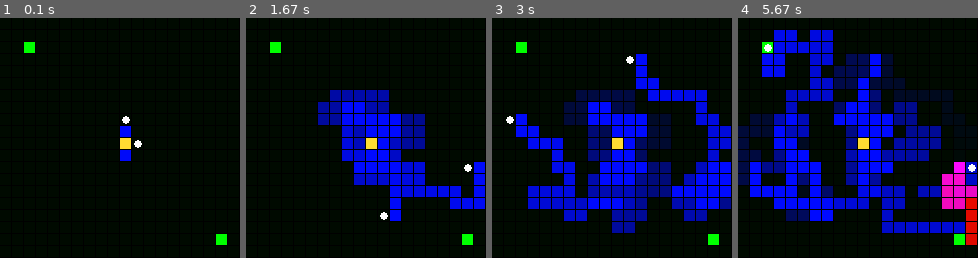
Above: before the commit, frames 1-4 (left to right).
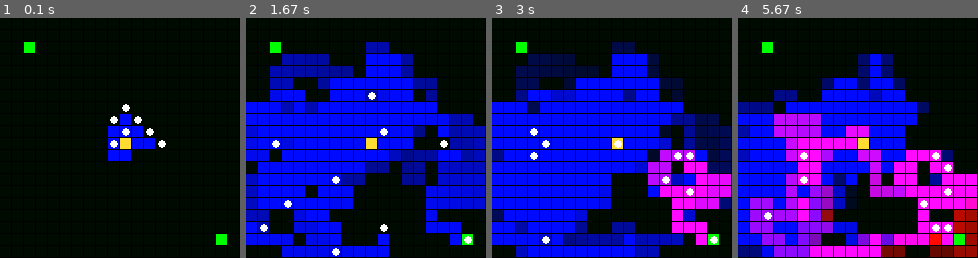
Above: after the commit, the same moments.

Repository: beratmutlu/ant-colony
Game: pygame game, started from main.py
The game is run twice, just before and just after one commit, with the same random seed, the same clock (stepped at 60 frames per second) and the same inputs.
Inputs:
- Up to frame 1 (0.1 s): no input
- Up to frame 2 (1.67 s): tap Enter at 0.33, 1 s; tap Space at 0.67 s
- Up to frame 3 (3 s): tap Space at 2.33, 2.73 s
- Up to frame 4 (5.67 s): tap Space at 3.03, 3.23, 3.57, 3.87, 4.07, 4.37, 4.63, 4.97, 5.27, 5.4 s

The runs differ from the first frame. In frame 1, 1.9% of the frame differs, in the area x 45-70%, y 35-60%; in frame 2, 45%; in frame 3, 50%; in frame 4, 51%, in the area x 0-100%, y 5-100%.

Commit message:
fix: clear ant memory on state transition and prevent food deposit at nest

Diff:
--- a/colony/agents/ant.py
+++ b/colony/agents/ant.py
@@ -10,6 +10,7 @@
     def __init__(self, cell: Cell, energy: float = 100.0, determinism: float = 50.0):
         self.cell = cell
         self.energy = energy
+        self.score = 0
         self.carrying: bool = False
         self.last_action_ok: bool = True
         self.memory: list[tuple[int ,int]] = []
--- a/colony/core/grid.py
+++ b/colony/core/grid.py
@@ -7,7 +7,7 @@
         self.height = height
 
         self.cells: dict[tuple[int, int], Cell] = {
-            (x, y): Cell((x, y), cap_ant=1, cap_item=100)
+            (x, y): Cell((x, y), cap_ant=10, cap_item=100)
             for x in range(width)
             for y in range(height)
         }
--- a/colony/core/manager.py
+++ b/colony/core/manager.py
@@ -64,8 +64,10 @@
                 moves.setdefault(target, []).append(ant)
             elif action.type == ActionType.PICK_UP:
                 self._pick_up(ant)
+                ant.memory.clear()
             elif action.type == ActionType.DROP:
                 self._drop(ant)
+                ant.memory.clear()
 
         for target_pos, competing in moves.items():
             cap = self.grid.get_cell(*target_pos).cap_ant
@@ -103,7 +105,7 @@
 
     def _drop(self, ant: Ant) -> None:
         if ant.carrying:
-            ant.cell.add_item(ItemType.FOOD, 1.0)
+            ant.score += 1
             ant.carrying = False
             ant.last_action_ok = True
         else:
--- a/configs/default.json
+++ b/configs/default.json
@@ -5,9 +5,9 @@
         "height": 20
     },
     "ants": {
-        "n": 2,
+        "n": 10,
         "energy": 100.0,
-        "determinism": 100.0
+        "determinism": 99.0
     },
     "nest_pos": [10, 10],
     "ph_strength": 10.0,
